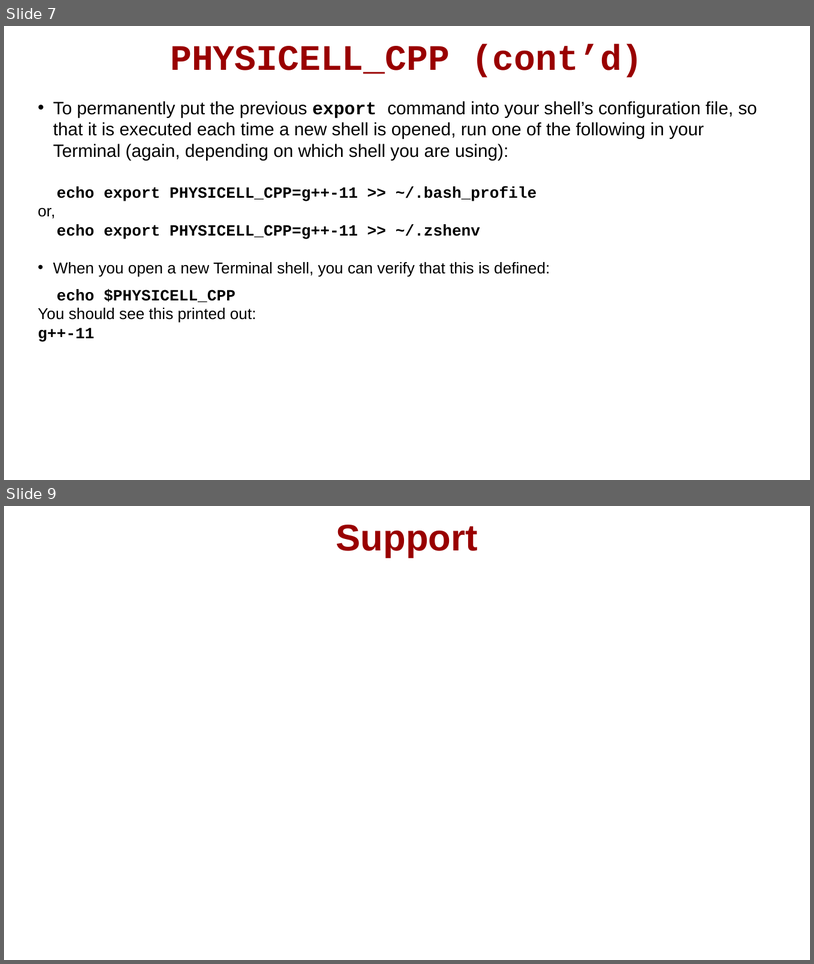
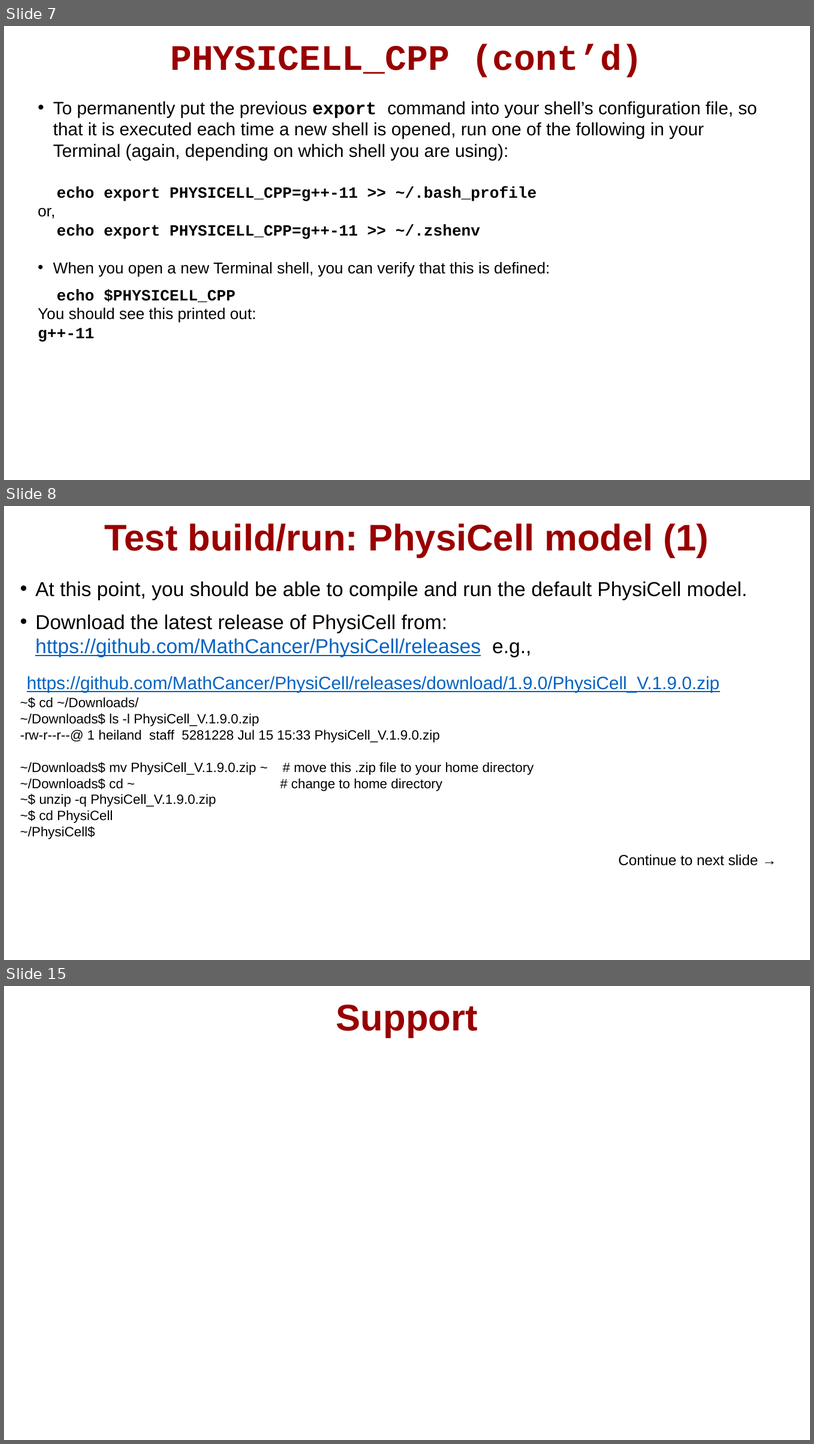
Before and after one commit to physicell-training/ws2021, a slide deck: pptx_source/PhysiCell_ws2021_macOS_setup.pptx. Shown one above the other, each under a label of ours: slides 7 and 9 before the commit, slides 7, 8 and 15 after it; the slides between them are not shown. The pictures are 814x964 and 814x1444 pixels, drawn with LibreOffice and Linux fonts; fonts in the diff are those of the drawing; background and template pictures are left out. Boxes give left, top, right and bottom in pixels: in the first picture for what was removed or moved away, otherwise in the second. Text is boxed around its words. In the diff, an @@ line names an element or a change of style, - is before the commit and + after.

```diff
--- a/pptx_source/PhysiCell_ws2021_macOS_setup.pptx
+++ b/pptx_source/PhysiCell_ws2021_macOS_setup.pptx
@@ slide 8 added at (4,506,810,960), background #FFFFFF @@
@@ title added at (105,523,709,558), 33 pt, text #990000, bold @@
+Test build/run: PhysiCell model (1)
@@ text added at (20,581,748,839), 12 pt, text #000000 @@
+• At this point, you should be able to compile and run the default PhysiCell model.
+• Download the latest release of PhysiCell from: https://github.com/MathCancer/PhysiCell/releases e.g.,
+https://github.com/MathCancer/PhysiCell/releases/download/1.9.0/PhysiCell_V.1.9.0.zip
+~$ cd ~/Downloads/
+~/Downloads$ ls -l PhysiCell_V.1.9.0.zip
+-rw-r--r--@ 1 heiland staff 5281228 Jul 15 15:33 PhysiCell_V.1.9.0.zip
+~/Downloads$ mv PhysiCell_V.1.9.0.zip ~ # move this .zip file to your home directory
+~/Downloads$ cd ~ # change to home directory
+~$ unzip -q PhysiCell_V.1.9.0.zip
+~$ cd PhysiCell
+~/PhysiCell$
@@ text added at (618,854,759,865), 13 pt, text #000000 @@
+Continue to next slide →
@@ what was slide 9 is now slide 15 @@
```
Also in this commit, not shown: 1 slide changed, 5 other slides added.
